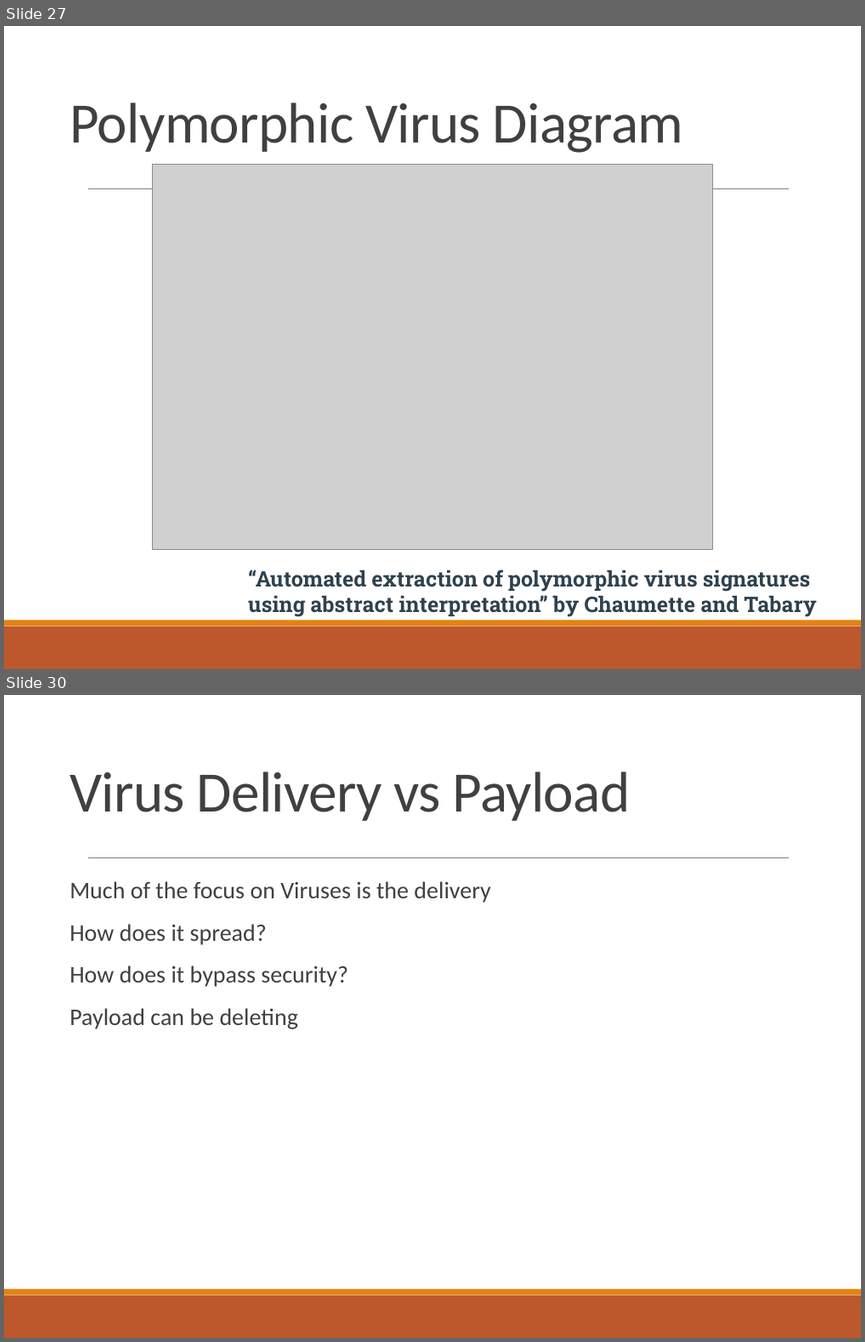
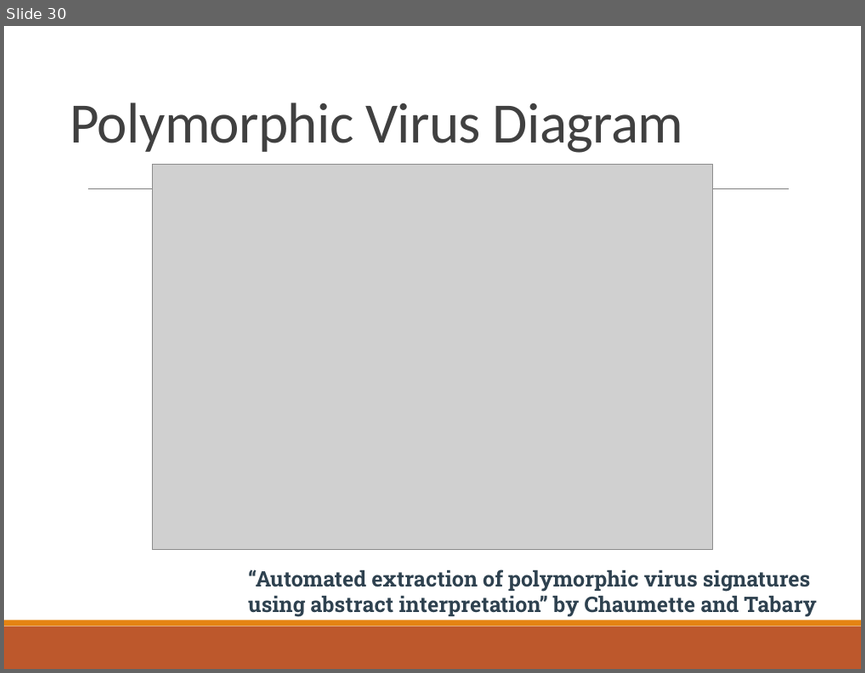
Before and after one commit to CrimsonVista/UTAustin-Courses, a slide deck: 2020fa_cs361s/lectures/20201026_malicious_software.pptx. Shown one above the other, each under a label of ours: slides 27 and 30 before the commit, slide 30 after it; the slides between them are not shown. The pictures are 865x1342 and 865x673 pixels, drawn with LibreOffice and Linux fonts; fonts in the diff are those of the drawing; grey boxes stand for pictures. Boxes give left, top, right and bottom in pixels: in the first picture for what was removed or moved away, otherwise in the second. Text is boxed around its words. In the diff, an @@ line names an element or a change of style, - is before the commit and + after.

```diff
--- a/2020fa_cs361s/lectures/20201026_malicious_software.pptx
+++ b/2020fa_cs361s/lectures/20201026_malicious_software.pptx
@@ slide 30 removed at <box>4,695,861,1338</box>, background #FFFFFF; not listed: 3 template elements that a slide beside it also shows @@
@@ title removed at <box>69,771,630,821</box> @@
-Virus Delivery vs Payload
@@ text removed at <box>69,881,490,1029</box> @@
-  Much of the focus on Viruses is the delivery
-  How does it spread?
-  How does it bypass security?
-  Payload can be deleting
@@ what was slide 27 is now slide 30 @@
```
Also in this commit, not shown: 4 slides changed, 18 slides added, 1 other file.
